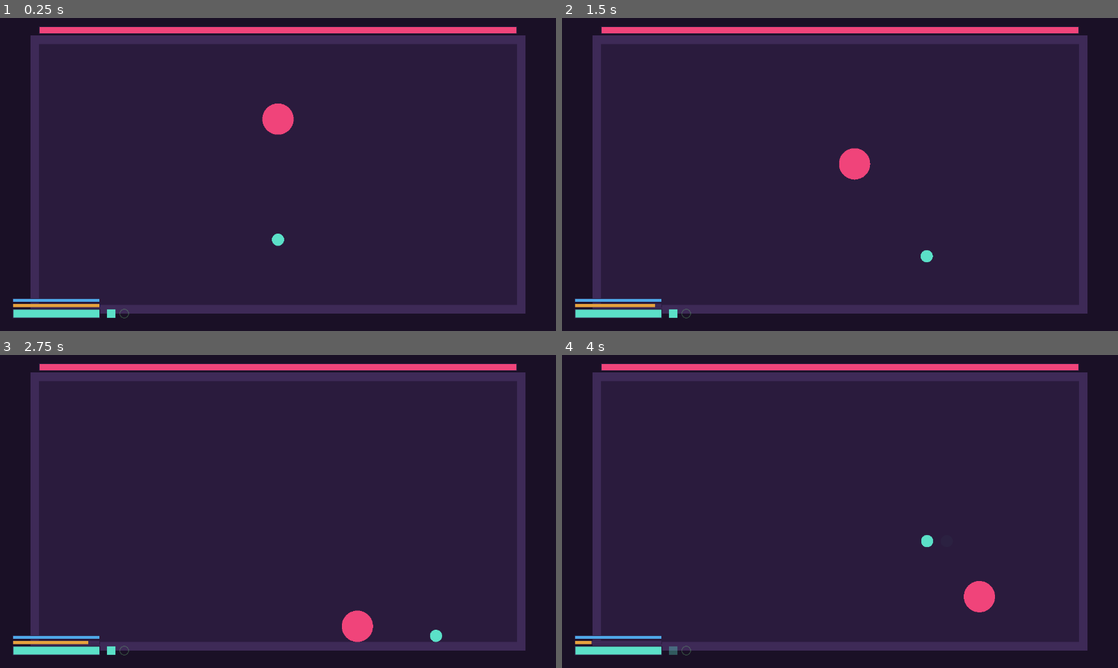
Above: before the commit, frames 1-4 (two rows, left to right).
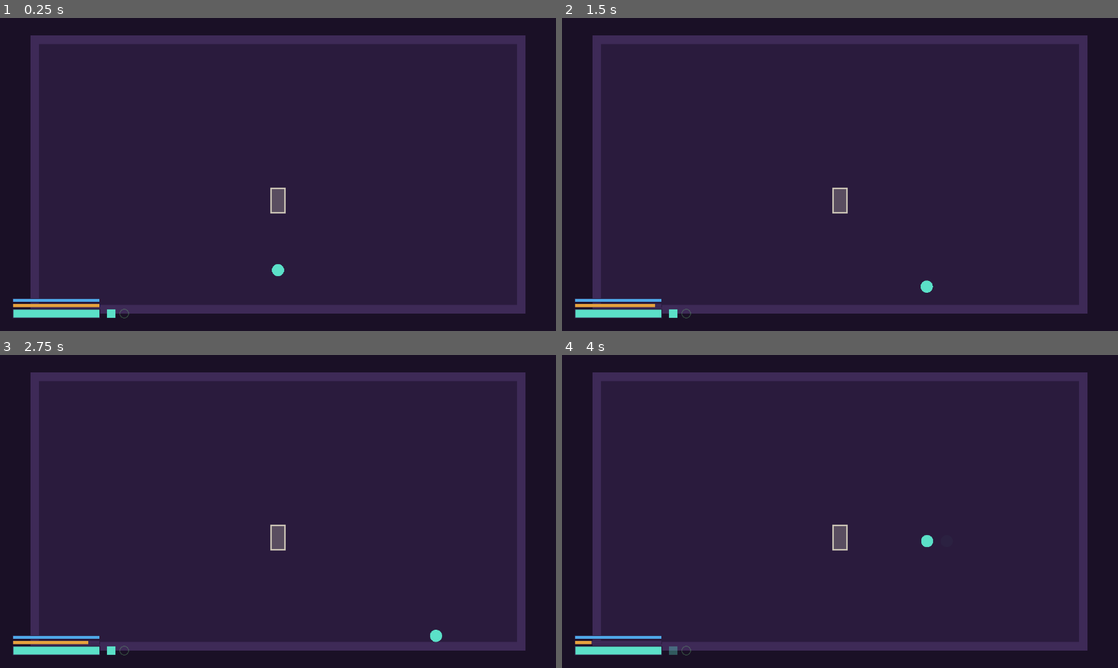
Above: after the commit, the same moments.

Repository: szymonkomorowski20-design/NEMORAX
Game: Godot game, scene res://rooms/room.tscn
Same seed, same stepped clock (60 frames per second), same inputs: the game is played once before the commit and once after it.
Inputs (mouse positions are in pixels of both pictures, inside the frame that each line leads up to):
- Up to frame 1 (0.25 s): no input
- Up to frame 2 (1.5 s): tap Enter (ui_accept) at 0.5, 0.77 s; move the mouse to (962, 158) at 0.52 s; hold D (move_right) 0.53-1.28 s; tap E (heal) at 0.6 s; click (962, 158) at 0.67 s; tap F (pickup, bound only after the commit) at 0.8, 1.35 s; move the mouse to (728, 190) at 1.27 s; hold S (move_down) from 1.28 s (still down)
- Up to frame 3 (2.75 s): tap Enter (ui_accept) at 1.52 s; tap E (heal) at 1.55 s; move the mouse to (333, 442) at 2.02 s; release S (move_down) at 2.03 s; hold D (move_right) from 2.03 s (still down); click (333, 442) at 2.1 s; tap F (pickup, bound only after the commit) at 2.3 s
- Up to frame 4 (4 s): move the mouse to (812, 574) at 2.77 s; release D (move_right) at 2.78 s; hold W (move_up) 2.78-3.53 s; right-click (812, 574) at 2.85 s; click (812, 574) at 2.92 s; tap Enter (ui_accept) at 3.02, 3.77 s; tap E (heal) at 3.05 s; move the mouse to (1006, 558) at 3.52 s; hold A (move_left) from 3.53 s (still down); tap Space (dash) at 3.6 s; tap F (pickup, bound only after the commit) at 3.8 s

The runs differ from the first frame. In frame 1, 2.5% of the frame differs, in the area x 7-93%, y 2-83%; in frame 2, 2.5%; in frame 3, 2.4%; in frame 4, 2.4%.

Commit message:
Add doors, soul pickup, three random skills per incarnation, and cross-room player state
- Each room now has an empty antechamber with a door leading to the incarnation
  fight; after victory a soul drops and a new door leads onward once collected (F)
- Every incarnation now picks randomly among 3 skills (no immediate repeat),
  reusing the shared damage_pulse/pull_player/lunge_toward_player primitives
- GameFlow captures player health/stamina/mana/heal charge/weapon on each room
  exit and restores it on room entry (and on death-retry), so nothing resets
  for free between fights
- damage_pulse now returns whether it hit, used by Glod's lifesteal pulse

Diff:
--- a/autoload/game_flow.gd
+++ b/autoload/game_flow.gd
@@ -27,6 +27,32 @@
 var current_room_index: int = 0 ## 0..5 — indeks aktualnego wcielenia/pomieszczenia
 var fragments_collected: Array[String] = [] ## nazwy zebranych fragmentów, w kolejności
 
+## Migawka statystyk gracza z chwili przejścia do kolejnego pokoju (na życzenie
+## autora: "postać odradza się w kolejnym z takimi samymi statystykami") — puste
+## w pierwszym pokoju, więc gracz startuje tam z domyślnych wartości @export.
+var saved_player_state: Dictionary = {}
+
+func capture_player_state(player: Player) -> void:
+	saved_player_state = {
+		"health": player.health,
+		"stamina": player.stamina,
+		"mana": player.mana,
+		"heal_charge_hits": player.get_heal_charge_hits(),
+		"current_weapon": player.current_weapon,
+	}
+
+## Wywoływane w room.gd zaraz po zespawnowaniu gracza — działa zarówno przy
+## wejściu do nowego pokoju, jak i przy retry po śmierci w tym samym pokoju,
+## więc "checkpoint" zawsze jest stanem sprzed wejścia do BIEŻĄCEGO pokoju.
+func apply_player_state(player: Player) -> void:
+	if saved_player_state.is_empty():
+		return
+	player.health = saved_player_state.get("health", player.health)
+	player.stamina = saved_player_state.get("stamina", player.stamina)
+	player.mana = saved_player_state.get("mana", player.mana)
+	player.set_heal_charge_hits(saved_player_state.get("heal_charge_hits", 0))
+	player.current_weapon = saved_player_state.get("current_weapon", player.current_weapon)
+
 func current_incarnation_scene_path() -> String:
 	return INCARNATION_SCENES[current_room_index]
 
@@ -50,3 +76,4 @@
 func reset_run() -> void:
 	current_room_index = 0
 	fragments_collected.clear()
+	saved_player_state.clear()
--- a/autoload/palette.gd
+++ b/autoload/palette.gd
@@ -48,6 +48,7 @@
 	_bind_key("weapon_sword", KEY_1)
 	_bind_key("weapon_wand", KEY_2)
 	_bind_key("heal", KEY_E)
+	_bind_key("pickup", KEY_F)
 
 func _bind_key(action: String, keycode: Key) -> void:
 	if InputMap.has_action(action):
--- a/entities/incarnation.gd
+++ b/entities/incarnation.gd
@@ -24,6 +24,12 @@
 var is_dead: bool = false
 var player: Player = null
 var arena_rect: Rect2 ## ustawiane z zewnątrz przez room.gd po zespawnowaniu
+
+## Pula umiejętności — każda podklasa wypełnia to w swoim _ready() (po super._ready())
+## co najmniej trzema Callable. Losowane bez powtórzenia tej samej dwa razy pod rząd,
+## tak samo jak ataki Nemoraxa w boss.gd.
+var _skills: Array[Callable] = []
+var _last_skill_index: int = -1
 
 var _attack_timer: float = 0.0
 var _telegraph_active: bool = false
@@ -81,19 +87,30 @@
 	await get_tree().create_timer(telegraph_duration).timeout
 	_telegraph_active = false
 	if not is_dead:
-		_perform_signature_skill()
+		_perform_random_skill()
 
-## JEDYNA rzecz, którą musi dodać podklasa — reszta jest tu, w bazie.
-func _perform_signature_skill() -> void:
-	pass
+## Losuje jedną z umiejętności podklasy (bez powtórzenia poprzedniej) i ją wywołuje.
+func _perform_random_skill() -> void:
+	if _skills.is_empty():
+		return
+	var index := randi() % _skills.size()
+	if _skills.size() > 1:
+		while index == _last_skill_index:
+			index = randi() % _skills.size()
+	_last_skill_index = index
+	_skills[index].call()
 
 # --- Wspólne prymitywy, z których podklasy budują swoje umiejętności ---
 
-func _damage_pulse(pulse_radius: float, damage: float) -> void:
+## Zwraca true, jeśli gracz był w zasięgu i faktycznie oberwał (przydatne np.
+## do leczenia się kosztem trafienia, patrz GlodIncarnation).
+func _damage_pulse(pulse_radius: float, damage: float) -> bool:
 	if player.is_invulnerable():
-		return
-	if global_position.distance_to(player.global_position) <= pulse_radius:
-		player.take_damage(damage)
+		return false
+	if global_position.distance_to(player.global_position) > pulse_radius:
+		return false
+	player.take_damage(damage)
+	return true
 
 func _pull_player(strength: float) -> void:
 	var dir: Vector2 = global_position - player.global_position
--- a/entities/incarnations/ciezar_incarnation.gd
+++ b/entities/incarnations/ciezar_incarnation.gd
@@ -1,21 +1,33 @@
 extends Incarnation
 class_name CiezarIncarnation
-## Wcielenie fazy Ciężar — zakrzywia przestrzeń wokół siebie. Umiejętność:
-## gwałtowny impuls przyciągający gracza bliżej, po chwili domykany uderzeniem
-## w zasięgu (LORE_I_ASSETY.md 2.4).
+## Wcielenie fazy Ciężar — zakrzywia przestrzeń wokół siebie (LORE_I_ASSETY.md 2.4).
+## Trzy umiejętności: przyciągnięcie + cios, sam druzgocący wybuch (większy zasięg,
+## bez przyciągania), przyciągnięcie i natychmiastowy wypad (podwójne dociążenie).
 
 @export var pull_strength: float = 500.0
 @export var followup_delay: float = 0.2
 @export var followup_radius: float = 70.0
 @export var followup_damage: float = 16.0
+@export var crush_radius: float = 110.0
+@export var crush_damage: float = 20.0
+@export var lunge_speed: float = 360.0
+@export var lunge_duration: float = 0.3
 
 func _ready() -> void:
 	super._ready()
 	current_color = Color("#6C63FF")
 	fragment_name = "Ciężar"
+	_skills = [_skill_gravity_pull, _skill_crush_pulse, _skill_gravity_lunge]
 
-func _perform_signature_skill() -> void:
+func _skill_gravity_pull() -> void:
 	_pull_player(pull_strength)
 	await get_tree().create_timer(followup_delay).timeout
 	if not is_dead:
 		_damage_pulse(followup_radius, followup_damage)
+
+func _skill_crush_pulse() -> void:
+	_damage_pulse(crush_radius, crush_damage)
+
+func _skill_gravity_lunge() -> void:
+	_pull_player(pull_strength * 0.6)
+	_lunge_toward_player(lunge_speed, lunge_duration)
--- a/entities/incarnations/cisza_incarnation.gd
+++ b/entities/incarnations/cisza_incarnation.gd
@@ -1,15 +1,29 @@
 extends Incarnation
 class_name CiszaIncarnation
-## Wcielenie fazy Cisza — pochłania dźwięk. Umiejętność: pojedynczy impuls
-## ciszy zadający obrażenia w promieniu (LORE_I_ASSETY.md 2.2).
+## Wcielenie fazy Cisza — pochłania dźwięk (LORE_I_ASSETY.md 2.2). Trzy umiejętności:
+## impuls ciszy, wciągnięcie w ciszę (przyciągnięcie + impuls), cichy pościg (wypad).
 
 @export var pulse_radius: float = 90.0
 @export var pulse_damage: float = 14.0
+@export var pull_strength: float = 380.0
+@export var pull_followup_delay: float = 0.2
+@export var rush_speed: float = 360.0
+@export var rush_duration: float = 0.4
 
 func _ready() -> void:
 	super._ready()
 	current_color = Color("#FF8A3D")
 	fragment_name = "Cisza"
+	_skills = [_skill_silence_pulse, _skill_muffling_pull, _skill_silent_rush]
 
-func _perform_signature_skill() -> void:
+func _skill_silence_pulse() -> void:
 	_damage_pulse(pulse_radius, pulse_damage)
+
+func _skill_muffling_pull() -> void:
+	_pull_player(pull_strength)
+	await get_tree().create_timer(pull_followup_delay).timeout
+	if not is_dead:
+		_damage_pulse(pulse_radius, pulse_damage)
+
+func _skill_silent_rush() -> void:
+	_lunge_toward_player(rush_speed, rush_duration)
--- a/entities/incarnations/glod_incarnation.gd
+++ b/entities/incarnations/glod_incarnation.gd
@@ -1,18 +1,31 @@
 extends Incarnation
 class_name GlodIncarnation
-## Wcielenie fazy Głód — żeruje na wszystkim w zasięgu. Umiejętność: wypad-ugryzienie,
-## które leczy istotę częścią zadanych obrażeń (LORE_I_ASSETY.md 2.5).
+## Wcielenie fazy Głód — żeruje na wszystkim w zasięgu (LORE_I_ASSETY.md 2.5). Trzy
+## umiejętności, każda leczy istotę częścią zadanych obrażeń: ugryzienie (wypad),
+## żarłoczny impuls (leczy nawet bez kontaktu), przyciągnięcie i ugryzienie.
 
 @export var bite_speed: float = 380.0
 @export var bite_duration: float = 0.32
-@export var lifesteal_fraction: float = 0.5 ## ułamek obrażeń z ugryzienia oddawany jako leczenie
+@export var lifesteal_fraction: float = 0.5 ## ułamek obrażeń oddawany jako leczenie
+@export var ravenous_radius: float = 85.0
+@export var ravenous_damage: float = 12.0
+@export var pull_strength: float = 350.0
 
 func _ready() -> void:
 	super._ready()
 	current_color = Color("#7ED957")
 	fragment_name = "Głód"
+	_skills = [_skill_bite, _skill_ravenous_pulse, _skill_pull_and_bite]
 
-func _perform_signature_skill() -> void:
+func _skill_bite() -> void:
+	_lunge_toward_player(bite_speed, bite_duration)
+
+func _skill_ravenous_pulse() -> void:
+	if _damage_pulse(ravenous_radius, ravenous_damage):
+		health = min(max_health, health + ravenous_damage * lifesteal_fraction)
+
+func _skill_pull_and_bite() -> void:
+	_pull_player(pull_strength)
 	_lunge_toward_player(bite_speed, bite_duration)
 
 ## Nadpisane tylko na czas wypadu — zwykły dotyk (poza umiejętnością) nie leczy,
--- a/entities/incarnations/zacmienie_incarnation.gd
+++ b/entities/incarnations/zacmienie_incarnation.gd
@@ -1,12 +1,19 @@
 extends Incarnation
 class_name ZacmienieIncarnation
-## Wcielenie fazy Zaćmienie — pochłania światło. Umiejętność: znika (niewidzialna
-## i nietykalna), po chwili pojawia się tuż przy graczu i uderza (LORE_I_ASSETY.md 2.6).
+## Wcielenie fazy Zaćmienie — pochłania światło (LORE_I_ASSETY.md 2.6). Trzy
+## umiejętności: zniknięcie i uderzenie z zaskoczenia, migotliwy impuls (chwila
+## nietykalności + cios), wciągnięcie w ciemność (przyciągnięcie + impuls).
 
 @export var vanish_duration: float = 0.4
 @export var reappear_range: float = 150.0
 @export var strike_speed: float = 400.0
 @export var strike_duration: float = 0.3
+@export var flicker_duration: float = 0.25
+@export var flicker_radius: float = 90.0
+@export var flicker_damage: float = 14.0
+@export var pull_strength: float = 400.0
+@export var pull_followup_radius: float = 75.0
+@export var pull_followup_damage: float = 14.0
 
 var _intangible: bool = false
 
@@ -14,8 +21,9 @@
 	super._ready()
 	current_color = Color("#C9C2B4")
 	fragment_name = "Zaćmienie"
+	_skills = [_skill_vanish_strike, _skill_flicker_pulse, _skill_dark_pull]
 
-func _perform_signature_skill() -> void:
+func _skill_vanish_strike() -> void:
 	_intangible = true
 	visible = false
 	await get_tree().create_timer(vanish_duration).timeout
@@ -27,6 +35,20 @@
 	_intangible = false
 	_lunge_toward_player(strike_speed, strike_duration)
 
+func _skill_flicker_pulse() -> void:
+	_intangible = true
+	visible = false
+	await get_tree().create_timer(flicker_duration).timeout
+	visible = true
+	_intangible = false
+	if not is_dead:
+		_damage_pulse(flicker_radius, flicker_damage)
+
+func _skill_dark_pull() -> void:
+	_pull_player(pull_strength)
+	if not is_dead:
+		_damage_pulse(pull_followup_radius, pull_followup_damage)
+
 func _check_contact() -> void:
 	if _intangible:
 		return
--- a/entities/incarnations/zalazek.gd
+++ b/entities/incarnations/zalazek.gd
@@ -1,20 +1,38 @@
 extends Incarnation
 class_name ZalazekIncarnation
-## Wcielenie fazy "bez formy" — chaotyczny, niedokończony kształt. Umiejętność:
-## nieprzewidywalny teleport blisko gracza i natychmiastowy wypad (LORE_I_ASSETY.md 2.1).
-## Zapowiedź (z klasy bazowej) pojawia się w STARYM miejscu — sam teleport jest
-## celowo zaskakujący, bo "brak formy" oznacza brak przewidywalnego wzorca.
+## Wcielenie fazy "bez formy" — chaotyczny, niedokończony kształt (LORE_I_ASSETY.md 2.1).
+## Trzy umiejętności, losowane bez powtórzeń, wszystkie w duchu "braku wzorca":
+## nieprzewidywalny teleport, niestabilny wybuch o losowym zasięgu, podwójny wypad.
 
 @export var teleport_range: float = 220.0 ## px, jak blisko gracza się teleportuje
 @export var lunge_speed: float = 420.0
 @export var lunge_duration: float = 0.3
+@export var unstable_min_radius: float = 50.0
+@export var unstable_max_radius: float = 130.0
+@export var unstable_damage: float = 12.0
+@export var double_blink_gap: float = 0.15 ## s, przerwa między dwoma wypadami
 
 func _ready() -> void:
 	super._ready()
 	current_color = Color("#F0447A")
 	fragment_name = "Zalążek"
+	_skills = [_skill_teleport_strike, _skill_unstable_burst, _skill_double_blink]
 
-func _perform_signature_skill() -> void:
+func _skill_teleport_strike() -> void:
+	_teleport_near_player()
+	_lunge_toward_player(lunge_speed, lunge_duration)
+
+func _skill_unstable_burst() -> void:
+	_damage_pulse(randf_range(unstable_min_radius, unstable_max_radius), unstable_damage)
+
+func _skill_double_blink() -> void:
+	_teleport_near_player()
+	_lunge_toward_player(lunge_speed, lunge_duration)
+	await get_tree().create_timer(lunge_duration + double_blink_gap).timeout
+	if not is_dead:
+		_teleport_near_player()
+		_lunge_toward_player(lunge_speed, lunge_duration)
+
+func _teleport_near_player() -> void:
 	var offset := Vector2(randf_range(-1.0, 1.0), randf_range(-1.0, 1.0)).normalized() * teleport_range
 	global_position = _clamp_to_arena(player.global_position + offset)
-	_lunge_toward_player(lunge_speed, lunge_duration)
--- a/entities/incarnations/zwloka_incarnation.gd
+++ b/entities/incarnations/zwloka_incarnation.gd
@@ -1,19 +1,34 @@
 extends Incarnation
 class_name ZwlokaIncarnation
-## Wcielenie fazy Zwłoka — czas wokół niej się zacina. Umiejętność: ten sam
-## impuls uderza dwa razy z krótkim opóźnieniem, jak spóźnione echo (LORE_I_ASSETY.md 2.3).
+## Wcielenie fazy Zwłoka — czas wokół niej się zacina (LORE_I_ASSETY.md 2.3). Trzy
+## umiejętności: spóźnione echo (podwójny impuls), zacinający się wypad (dwa wypady
+## z przerwą), szarpnięcie w tył czasu (przyciągnięcie bez ciosu).
 
 @export var pulse_radius: float = 80.0
 @export var pulse_damage: float = 10.0
 @export var echo_delay: float = 0.35 ## s, opóźnienie drugiego echa — motyw "zwłoki"
+@export var stutter_speed: float = 380.0
+@export var stutter_duration: float = 0.22
+@export var stutter_gap: float = 0.25 ## s "zacięcia" między dwoma wypadami
+@export var rewind_pull_strength: float = 450.0
 
 func _ready() -> void:
 	super._ready()
 	current_color = Color("#C44FD6")
 	fragment_name = "Zwłoka"
+	_skills = [_skill_echo_pulse, _skill_stutter_lunge, _skill_rewind_pull]
 
-func _perform_signature_skill() -> void:
+func _skill_echo_pulse() -> void:
 	_damage_pulse(pulse_radius, pulse_damage)
 	await get_tree().create_timer(echo_delay).timeout
 	if not is_dead:
 		_damage_pulse(pulse_radius, pulse_damage)
+
+func _skill_stutter_lunge() -> void:
+	_lunge_toward_player(stutter_speed, stutter_duration)
+	await get_tree().create_timer(stutter_duration + stutter_gap).timeout
+	if not is_dead:
+		_lunge_toward_player(stutter_speed, stutter_duration)
+
+func _skill_rewind_pull() -> void:
+	_pull_player(rewind_pull_strength)
--- a/entities/player.gd
+++ b/entities/player.gd
@@ -275,6 +275,13 @@
 
 func heal_charge_ratio() -> float:
 	return float(_heal_charge_hits) / float(heal_hits_required)
+
+## Do przenoszenia stanu gracza między pokojami (GameFlow) — patrz room.gd.
+func get_heal_charge_hits() -> int:
+	return _heal_charge_hits
+
+func set_heal_charge_hits(value: int) -> void:
+	_heal_charge_hits = clampi(value, 0, heal_hits_required)
 
 ## Wywoływane z zewnątrz (bossa/void_zone itd.) — odpycha gracza i na chwilę
 ## odbiera mu sterowanie, żeby kopnięcie było wyczuwalne (patrz _process_normal_movement).
--- /dev/null
+++ b/rooms/door.gd
@@ -0,0 +1,25 @@
+extends Node2D
+class_name Door
+## Drzwi — na starcie pokoju prowadzą do wcielenia, po jego pokonaniu nowe drzwi
+## prowadzą dalej. Przechodzi się przez nie samym podejściem, bez przycisku
+## (rozszerzenie poza dokument bazowy, patrz LORE_I_ASSETY.md).
+
+signal entered
+
+@export var trigger_range: float = 40.0
+@export var door_color: Color = Color("#C9C2B4")
+
+var player: Player = null
+var _triggered: bool = false
+
+func _physics_process(_delta: float) -> void:
+	if _triggered or player == null:
+		return
+	if global_position.distance_to(player.global_position) <= trigger_range:
+		_triggered = true
+		entered.emit()
+		queue_free()
+
+func _draw() -> void:
+	draw_rect(Rect2(Vector2(-16.0, -28.0), Vector2(32.0, 56.0)), Color(door_color, 0.3), true)
+	draw_rect(Rect2(Vector2(-16.0, -28.0), Vector2(32.0, 56.0)), door_color, false, 4.0)
--- /dev/null
+++ b/rooms/door.tscn
@@ -0,0 +1,6 @@
+[gd_scene load_steps=2 format=3]
+
+[ext_resource type="Script" path="res://rooms/door.gd" id="1"]
+
+[node name="Door" type="Node2D"]
+script = ExtResource("1")
--- a/rooms/room.gd
+++ b/rooms/room.gd
@@ -1,13 +1,23 @@
 extends Node2D
-## Jedna, generyczna scena pomieszczenia z wcieleniem — rozszerzenie poza dokument
-## bazowy (patrz LORE_I_ASSETY.md). Ta sama scena jest przeładowywana dla każdego
-## z sześciu pokoi; GameFlow.current_room_index mówi, które wcielenie zespawnować.
-## Po pokonaniu wcielenia przekazuje sterowanie do GameFlow (kolejny pokój albo ołtarz).
+## Jedna, generyczna scena pomieszczenia — rozszerzenie poza dokument bazowy
+## (patrz LORE_I_ASSETY.md). Ta sama scena jest przeładowywana dla każdego z sześciu
+## pokoi; GameFlow.current_room_index mówi, które wcielenie zespawnować.
+##
+## Przebieg: gracz startuje w pustym przedsionku -> podchodzi do drzwi (próg) ->
+## wcielenie się pojawia -> po jego pokonaniu wypada dusza -> gracz podnosi ją
+## klawiszem F -> pojawiają się nowe drzwi dalej -> przejście do GameFlow
+## (kolejny pokój albo ołtarz), z zachowaniem statystyk gracza.
 
 const ARENA_RECT := Rect2(90, 60, 1100, 600) # ta sama wyśrodkowana arena co w arena.tscn
 const WALL_THICKNESS := 20.0
 
-@export var fragment_display_duration: float = 2.0 ## s, jak długo wisi napis o zdobytym fragmencie
+const DoorScene := preload("res://rooms/door.tscn")
+const SoulScene := preload("res://rooms/soul.tscn")
+
+@export var player_start_offset: Vector2 = Vector2(0.0, 220.0) ## względem środka areny
+@export var start_door_offset: Vector2 = Vector2(0.0, 60.0)
+@export var incarnation_spawn_offset: Vector2 = Vector2(0.0, -150.0)
+@export var exit_door_offset: Vector2 = Vector2(0.0, -250.0)
 
 @onready var player: Player = $Player
 @onready var ui: GameUI = $UILayer/UI
@@ -18,26 +28,49 @@
 func _ready() -> void:
 	Walls.build(self, ARENA_RECT, WALL_THICKNESS)
 
-	player.global_position = ARENA_RECT.get_center() + Vector2(0, 150)
+	var center := ARENA_RECT.get_center()
+	player.global_position = center + player_start_offset
 	player.died.connect(_on_player_died)
-
-	var scene: PackedScene = load(GameFlow.current_incarnation_scene_path())
-	incarnation = scene.instantiate() as Incarnation
-	incarnation.arena_rect = ARENA_RECT
-	add_child(incarnation)
-	incarnation.global_position = ARENA_RECT.get_center() - Vector2(0, 150)
-	incarnation.died.connect(_on_incarnation_died)
+	GameFlow.apply_player_state(player) # ta sama migawka co przy wejściu do tego pokoju
 
 	ui.player = player
-	ui.boss = incarnation
+
+	_spawn_door(center + start_door_offset, _on_start_door_entered)
 
 func _process(_delta: float) -> void:
 	if _game_over_kind != "":
 		_handle_game_over_input()
 
+func _spawn_door(pos: Vector2, on_entered: Callable) -> void:
+	var door: Door = DoorScene.instantiate()
+	door.player = player
+	door.global_position = pos
+	door.entered.connect(on_entered)
+	add_child(door)
+
+func _on_start_door_entered() -> void:
+	var scene: PackedScene = load(GameFlow.current_incarnation_scene_path())
+	incarnation = scene.instantiate() as Incarnation
+	incarnation.arena_rect = ARENA_RECT
+	incarnation.global_position = ARENA_RECT.get_center() + incarnation_spawn_offset
+	incarnation.died.connect(_on_incarnation_died)
+	add_child(incarnation)
+	ui.boss = incarnation
+
 func _on_incarnation_died(fragment_name: String) -> void:
-	ui.show_taunt("Zdobyto fragment duszy: %s" % fragment_name, fragment_display_duration)
-	await get_tree().create_timer(fragment_display_duration).timeout
+	var soul: Soul = SoulScene.instantiate()
+	soul.color = incarnation.current_color
+	soul.player = player
+	soul.global_position = incarnation.global_position
+	soul.collected.connect(_on_soul_collected.bind(fragment_name))
+	add_child(soul)
+
+func _on_soul_collected(fragment_name: String) -> void:
+	ui.show_taunt("Zdobyto fragment duszy: %s" % fragment_name, 2.0)
+	_spawn_door(ARENA_RECT.get_center() + exit_door_offset, _on_exit_door_entered)
+
+func _on_exit_door_entered() -> void:
+	GameFlow.capture_player_state(player)
 	GameFlow.complete_current_room()
 
 func _on_player_died() -> void:
--- /dev/null
+++ b/rooms/soul.gd
@@ -0,0 +1,35 @@
+extends Node2D
+class_name Soul
+## Dusza wcielenia — wypada po jego pokonaniu, trzeba do niej podejść i nacisnąć
+## F, żeby ją podnieść (rozszerzenie poza dokument bazowy, patrz LORE_I_ASSETY.md).
+
+signal collected
+
+@export var pickup_range: float = 45.0
+@export var pulse_speed: float = 3.0
+@export var hint_font_size: int = 16
+
+var color: Color = Color.WHITE
+var player: Player = null
+
+func _physics_process(_delta: float) -> void:
+	if player == null:
+		return
+	if global_position.distance_to(player.global_position) <= pickup_range:
+		if Input.is_action_just_pressed("pickup"):
+			collected.emit()
+			queue_free()
+			return
+	queue_redraw()
+
+func _draw() -> void:
+	var pulse := 0.75 + 0.25 * sin(Time.get_ticks_msec() / 1000.0 * pulse_speed)
+	draw_circle(Vector2.ZERO, 9.0 * pulse, color)
+	draw_arc(Vector2.ZERO, 14.0, 0.0, TAU, 20, Color(color, 0.6), 2.0)
+
+	if player and global_position.distance_to(player.global_position) <= pickup_range:
+		var font := ThemeDB.fallback_font
+		var text := "[F]"
+		var text_size := font.get_string_size(text, HORIZONTAL_ALIGNMENT_CENTER, -1, hint_font_size)
+		draw_string(font, Vector2(-text_size.x * 0.5, -26.0), text,
+			HORIZONTAL_ALIGNMENT_LEFT, -1, hint_font_size, Palette.HIT_FLASH)
--- /dev/null
+++ b/rooms/soul.tscn
@@ -0,0 +1,6 @@
+[gd_scene load_steps=2 format=3]
+
+[ext_resource type="Script" path="res://rooms/soul.gd" id="1"]
+
+[node name="Soul" type="Node2D"]
+script = ExtResource("1")
Not shown, added: rooms/door.gd.uid
Not shown, added: rooms/soul.gd.uid
